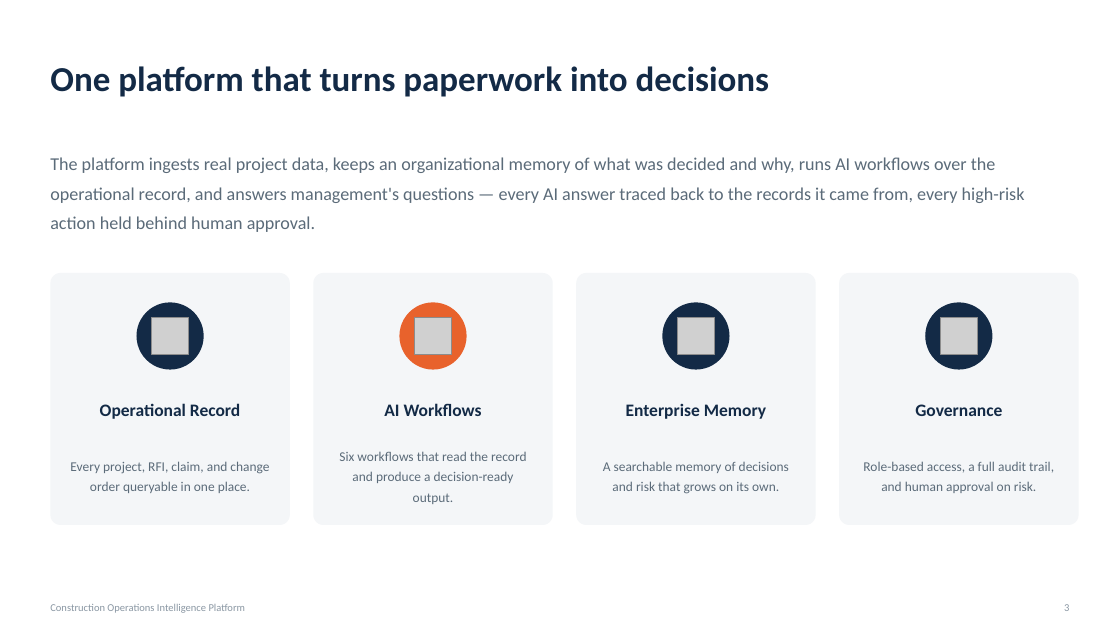
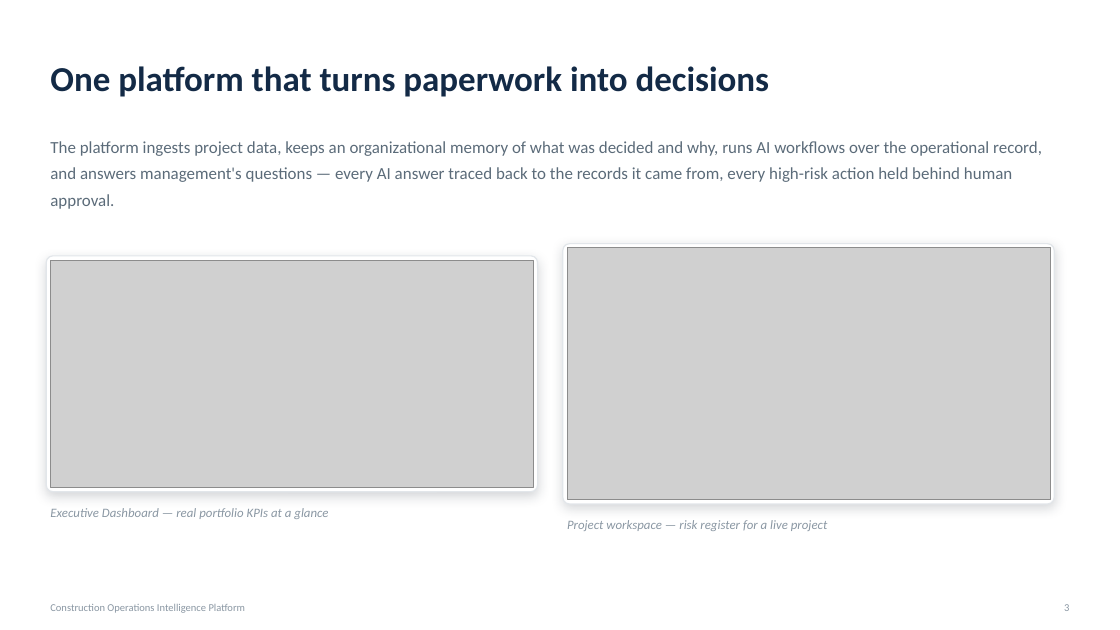
Before and after one commit to saudrawdhan/construction-ai-platform, a slide deck: slide 3 of docs/Construction_AI_Platform_Overview.pptx. Drawn at 1120x630 pixels with LibreOffice and Linux fonts; fonts in the diff are those of the drawing; grey boxes stand for pictures. Boxes give left, top, right and bottom in pixels: in the first picture for what was removed or moved away, otherwise in the second. Text is boxed around its words. In the diff, an @@ line names an element or a change of style, - is before the commit and + after.

```diff
--- a/docs/Construction_AI_Platform_Overview.pptx
+++ b/docs/Construction_AI_Platform_Overview.pptx
@@ text at (50, 141, 1042, 209): text changed; size 15.5 to 14.5 pt @@
-The platform ingests real project data, keeps an organizational memory of what was decided and why, runs AI workflows over the operational record, and answers management's questions — every AI answer traced back to the records it came from, every high-risk action held behind human approval.
+The platform ingests project data, keeps an organizational memory of what was decided and why, runs AI workflows over the operational record, and answers management's questions — every AI answer traced back to the records it came from, every high-risk action held behind human approval.
@@ rounded rectangle added at (46, 256, 538, 492), fill #FFFFFF, outline #E2E6EA 1 pt @@
@@ picture added at (50, 260, 534, 488) @@
@@ rounded rectangle added at (563, 244, 1054, 504), fill #FFFFFF, outline #E2E6EA 1 pt @@
@@ picture added at (567, 248, 1050, 500) @@
@@ rounded rectangle removed at (50, 273, 290, 525) @@
@@ rounded rectangle removed at (313, 273, 553, 525) @@
@@ rounded rectangle removed at (576, 273, 816, 525) @@
@@ rounded rectangle removed at (839, 273, 1079, 525) @@
@@ ellipse removed at (136, 302, 203, 370) @@
@@ picture removed at (151, 318, 188, 355) @@
@@ ellipse removed at (399, 302, 466, 370) @@
@@ picture removed at (414, 318, 451, 355) @@
@@ ellipse removed at (662, 302, 729, 370) @@
@@ picture removed at (677, 318, 714, 355) @@
@@ ellipse removed at (926, 302, 993, 370) @@
@@ picture removed at (941, 318, 978, 355) @@
@@ text removed at (100, 403, 240, 419) @@
-Operational Record
@@ text removed at (384, 403, 482, 416) @@
-AI Workflows
@@ text removed at (626, 404, 766, 419) @@
-Enterprise Memory
@@ text removed at (915, 404, 1002, 416) @@
-Governance
@@ text removed at (70, 461, 269, 493) @@
-Every project, RFI, claim, and change order queryable in one place.
@@ text removed at (339, 451, 526, 504) @@
-Six workflows that read the record and produce a decision-ready output.
@@ text removed at (603, 461, 789, 494) @@
-A searchable memory of decisions and risk that grows on its own.
@@ text removed at (863, 461, 1054, 493) @@
-Role-based access, a full audit trail, and human approval on risk.
@@ text added at (50, 508, 328, 519), 11 pt, text #8A97A3, italic @@
+Executive Dashboard — real portfolio KPIs at a glance
@@ text added at (567, 520, 827, 531), 11 pt, text #8A97A3, italic @@
+Project workspace — risk register for a live project
```
Also in this commit, not shown: 6 other slides changed, 4 other files.
